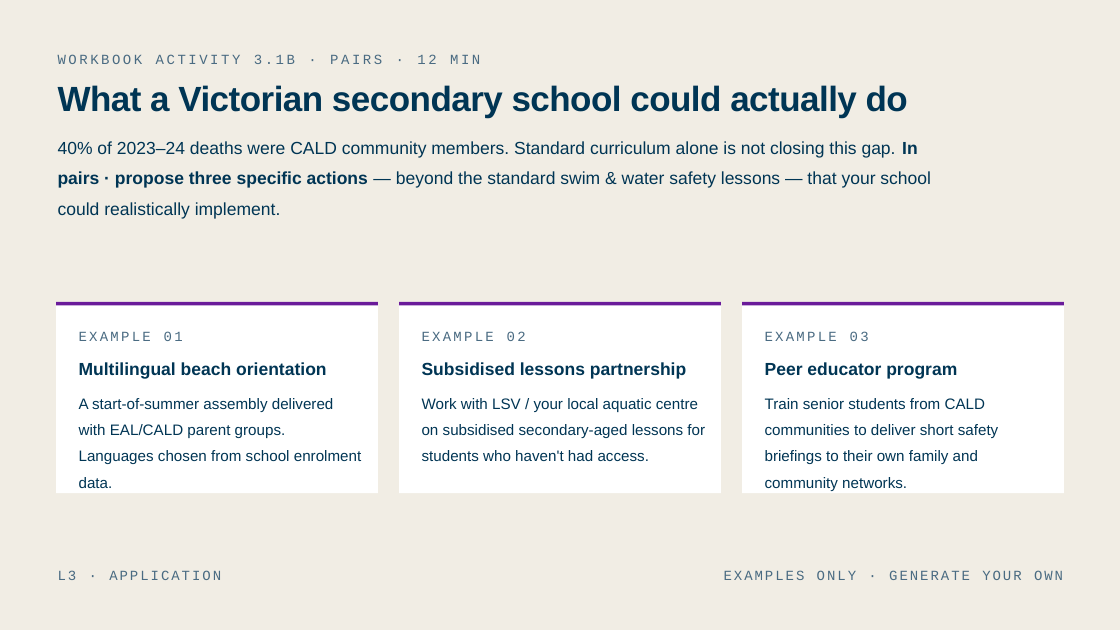
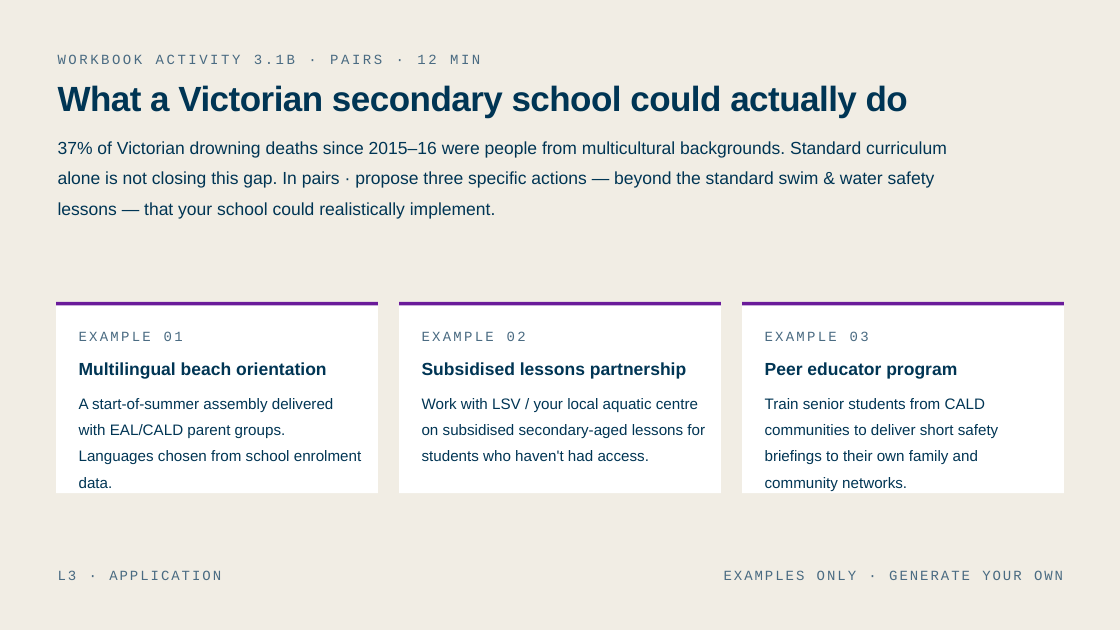
Before and after one commit to Emilie-Harrison/swim-water-safety, a slide deck: slide 20 of Swim-Water-Safety_Years_9-10.pptx. Drawn at 1120x630 pixels with LibreOffice and Linux fonts; fonts in the diff are those of the drawing. Boxes give left, top, right and bottom in pixels: in the first picture for what was removed or moved away, otherwise in the second. Text is boxed around its words. In the diff, an @@ line names an element or a change of style, - is before the commit and + after.

```diff
--- a/Swim-Water-Safety_Years_9-10.pptx
+++ b/Swim-Water-Safety_Years_9-10.pptx
@@ text at bbox=[58, 141, 947, 215]: text changed @@
-40% of 2023–24 deaths were CALD community members. Standard curriculum alone is not closing this gap. In pairs · propose three specific actions — beyond the standard swim & water safety lessons — that your school could realistically implement.
+37% of Victorian drowning deaths since 2015–16 were people from multicultural backgrounds. Standard curriculum alone is not closing this gap. In pairs · propose three specific actions — beyond the standard swim & water safety lessons — that your school could realistically implement.
```
Also in this commit, not shown: 10 other slides changed, 1 slide added, 29 other files.
